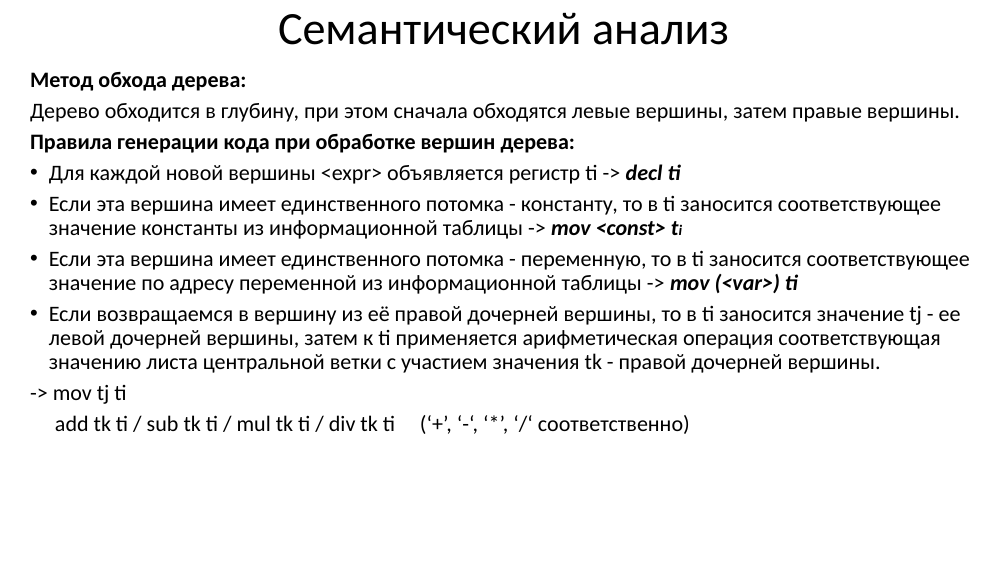
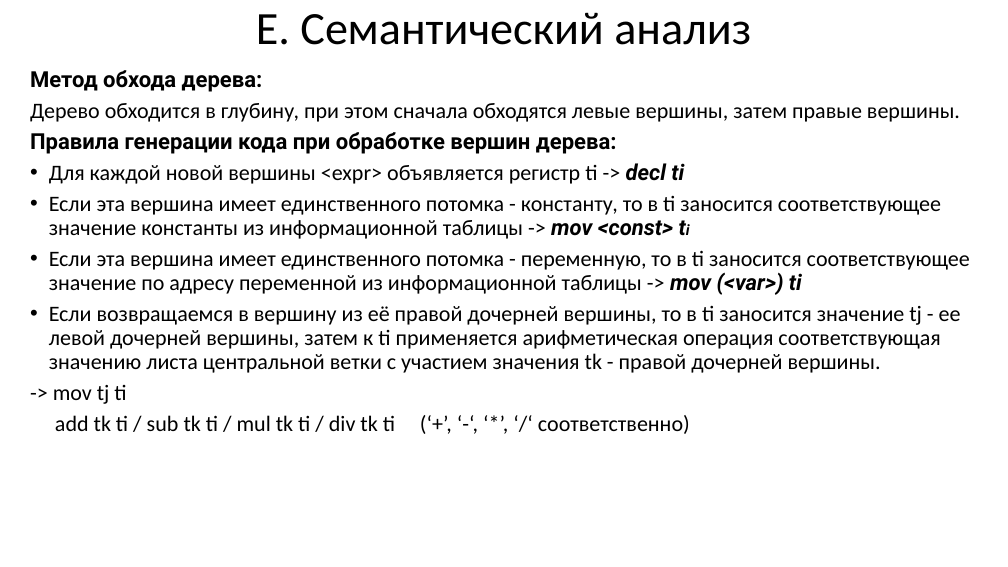
Before and after one commit to goddamnteam/korzun, a slide deck: slide 30 of task3.pptx. Drawn at 1008x567 pixels with LibreOffice and Linux fonts; fonts in the diff are those of the drawing. Boxes give left, top, right and bottom in pixels: in the first picture for what was removed or moved away, otherwise in the second. Text is boxed around its words. In the diff, an @@ line names an element or a change of style, - is before the commit and + after.

```diff
--- a/task3.pptx
+++ b/task3.pptx
@@ title at (256,12,751,45): text changed @@
-Семантический анализ
+E. Семантический анализ
@@ text at (30,70,970,295): font Calibri to Roboto in "Метод обхода дерева:", "Правила генерации кода при обработке вершин дерева:", "decl ti", "mov <const> ti" and 1 more places @@
```
Also in this commit, not shown: 14 other slides changed.
